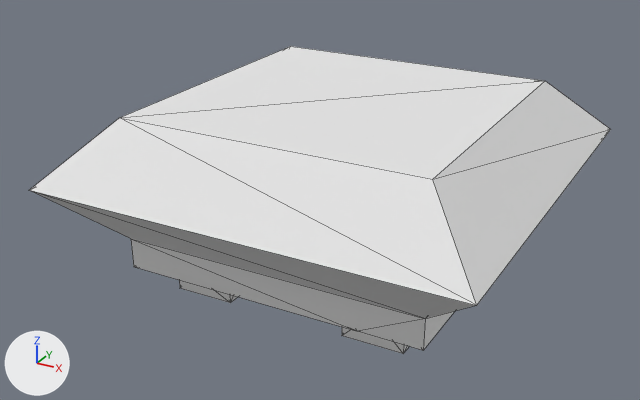
The OBJ model The_Dune_Project/Assets/Models/env/Modular Temple/Puzzle_Sliding_Base.obj, before and after one commit.
Rendered twice from a 50 mm camera at (0.618, -1.21, 0.619) aimed at (-0.031, -0.028, 0.028). The axes (+X, +Y, +Z) are drawn at lower left. The lights are the same throughout. Mesh edges are drawn as thin lines. Where no turn or scale is listed for an object, it has been applied to the vertices.
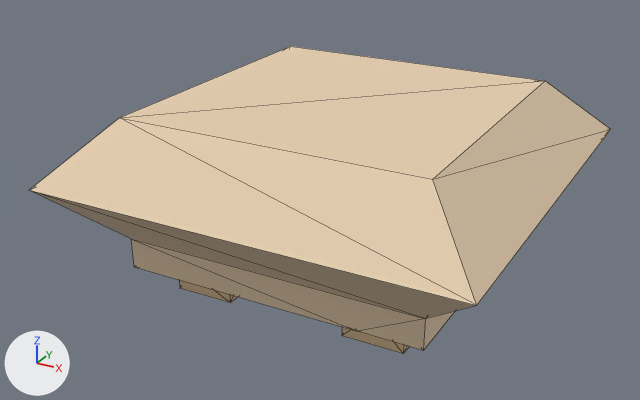
Edits to the scene script, one JSON object a line:
```json
{"op": "set", "path": "mat_sandstone_5.base_color", "old": "(0.8, 0.8, 0.8)", "new": "(0.8, 0.627, 0.439)", "note": "white #e7e7e7 -> beige #e7cfb1"}
{"op": "set", "path": "mat_sandstone_6.base_color", "old": "(0.8, 0.8, 0.8)", "new": "(0.761, 0.561, 0.337)", "note": "white #e7e7e7 -> beige #e2c59d"}
```

Changed parts and their boxes (x1, y1, x2, y2) in the pictures (640 x 400 px):
```json
{"object": "object1", "change": "recoloured", "before": [30, 46, 611, 354], "after": [30, 46, 611, 354], "on screen": "white to beige"}
```
